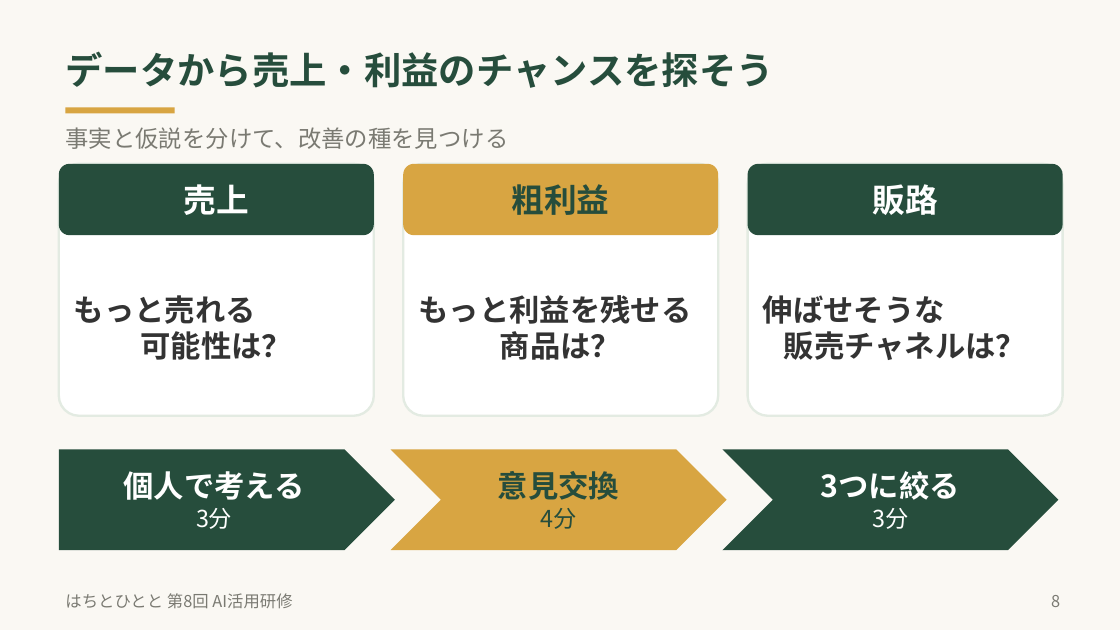
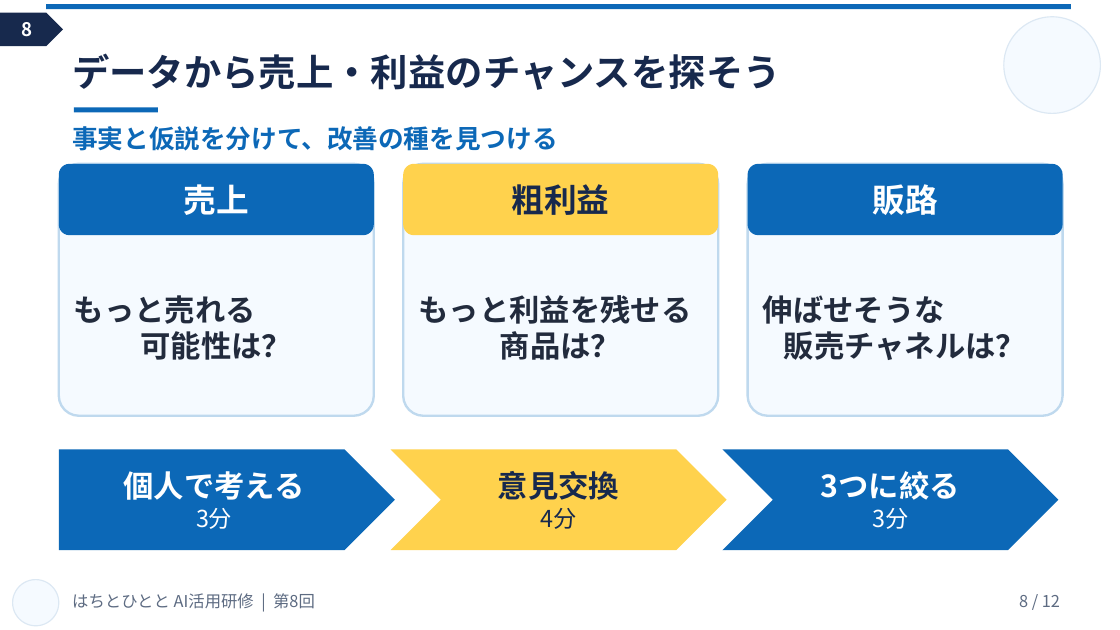
Before and after one commit to keisukegent/hachitohitoto, a slide deck: slide 8 of はちとひとと_第8回_AI販売データ分析研修.pptx. Drawn at 1120x630 pixels with LibreOffice and Linux fonts; fonts in the diff are those of the drawing. Boxes give left, top, right and bottom in pixels: in the first picture for what was removed or moved away, otherwise in the second. Text is boxed around its words. In the diff, an @@ line names an element or a change of style, - is before the commit and + after.

```diff
--- a/はちとひとと_第8回_AI販売データ分析研修.pptx
+++ b/はちとひとと_第8回_AI販売データ分析研修.pptx
@@ background #FAF8F3 to #FFFFFF @@
@@ pentagon arrow added at bbox=[0, 13, 63, 46], fill #17294D, 16 pt, text #FFFFFF, bold @@
+8
@@ rectangle added at bbox=[46, 4, 1071, 9], fill #0C68B7 @@
@@ ellipse added at bbox=[1004, 17, 1101, 113], fill #F5FAFF, outline #DCE8F3 1 pt @@
@@ text "データから売上・利益のチャンスを探そう": place and size @@
-text "データから売上・利益のチャンスを探そう" at bbox=[65, 51, 774, 88]
+text "データから売上・利益のチャンスを探そう" at bbox=[72, 53, 781, 90]
@@ text "データから売上・利益のチャンスを探そう" at bbox=[72, 53, 781, 90]: text colour #264D3C to #17294D @@
@@ text "事実と仮説を分けて、改善の種を見つける": place and size @@
-text "事実と仮説を分けて、改善の種を見つける" at bbox=[65, 127, 508, 149]
+text "事実と仮説を分けて、改善の種を見つける" at bbox=[72, 126, 558, 151]
@@ text "事実と仮説を分けて、改善の種を見つける" at bbox=[72, 126, 558, 151]: size 20 to 22 pt, text colour #7A7A72 to #0C68B7, bold on @@
@@ rectangle: place and size @@
-rectangle at bbox=[66, 108, 175, 113]
+rectangle at bbox=[74, 108, 158, 113]
@@ rectangle at bbox=[74, 108, 158, 113]: fill #D8A542 to #0C68B7 @@
@@ fill #FFFFFF to #F5FAFF; outline #E3EBE2 2 pt to #BFD9EE 2 pt in 3 elements at bbox=[403, 164, 718, 416], bbox=[748, 164, 1063, 416], bbox=[59, 164, 374, 416] @@
@@ rounded rectangle "粗利益" at bbox=[403, 164, 718, 235]: text colour #264D3C to #17294D; fill #D8A542 to #FFD24D @@
@@ text colour #333333 to #222B3D in 3 elements at bbox=[74, 295, 292, 360], bbox=[418, 295, 691, 360], bbox=[763, 295, 1026, 360] @@
@@ chevron "意見交換" at bbox=[391, 450, 727, 550]: text colour #264D3C to #17294D; fill #D8A542 to #FFD24D @@
@@ fill #264D3C to #0C68B7 in 4 elements at bbox=[59, 164, 374, 235], bbox=[748, 164, 1063, 235], bbox=[59, 450, 395, 550], bbox=[723, 450, 1059, 550] @@
@@ ellipse added at bbox=[13, 580, 59, 626], fill #F5FAFF, outline #DCE8F3 1 pt @@
@@ text at bbox=[72, 593, 315, 609]: text changed; text colour #7A7A72 to #5D6B82 @@
-はちとひとと 第8回 AI活用研修
+はちとひとと AI活用研修 | 第8回
@@ page number at bbox=[1019, 595, 1060, 607]: text changed; text colour #7A7A72 to #5D6B82 @@
-8
+8 / 12
```
Also in this commit, not shown: 11 other slides changed, 2 other files.
